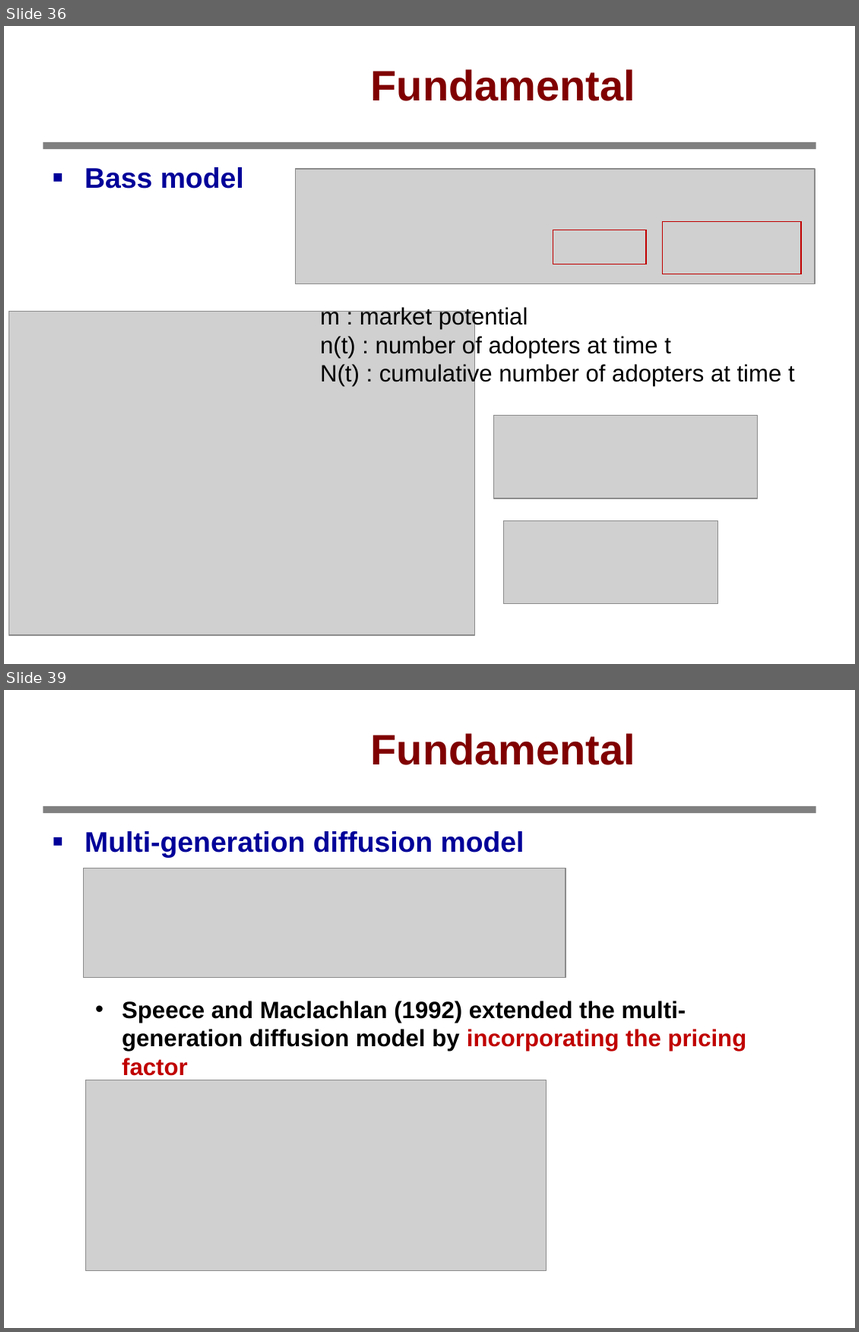
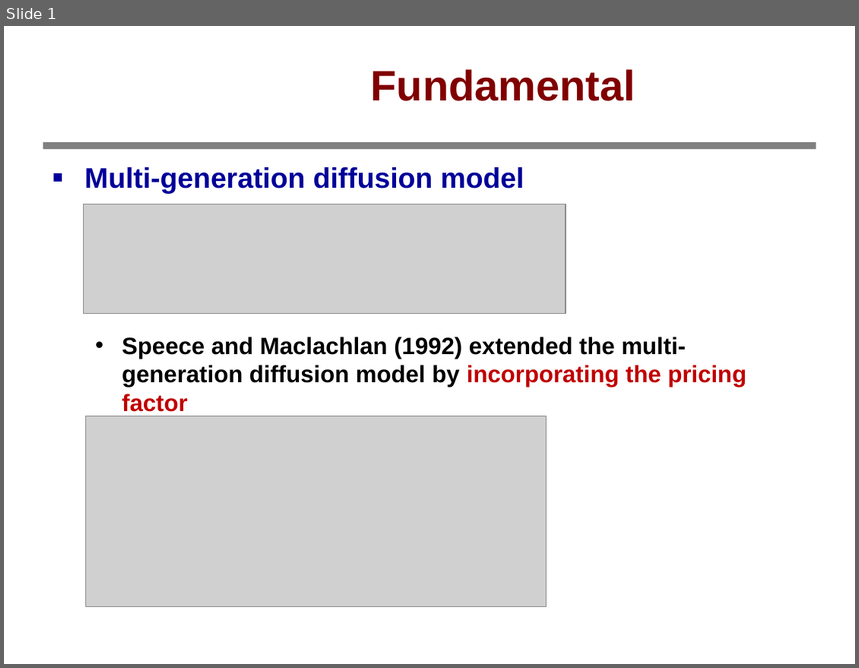
Before and after one commit to bbq9793101pohsien/Test_data, a slide deck: 學術交流.pptx. Shown one above the other, each under a label of ours: slides 36 and 39 before the commit, slide 1 after it; the slides between them are not shown. The pictures are 859x1332 and 859x668 pixels, drawn with LibreOffice and Linux fonts; fonts in the diff are those of the drawing; grey boxes stand for pictures; background and template pictures are left out. Boxes give left, top, right and bottom in pixels: in the first picture for what was removed or moved away, otherwise in the second. Text is boxed around its words. In the diff, an @@ line names an element or a change of style, - is before the commit and + after.

```diff
--- a/學術交流.pptx
+++ b/學術交流.pptx
@@ slide 36 removed at [4, 26, 855, 664], background #FFFFFF; not listed: 1 template element that a slide beside it also shows @@
@@ title removed at [371, 69, 636, 101] @@
-Fundamental
@@ text removed at [85, 167, 244, 189] @@
-■ Bass model
@@ picture removed at [296, 169, 815, 284] @@
@@ rectangle removed at [553, 230, 645, 265] @@
@@ rectangle removed at [663, 222, 801, 275] @@
@@ picture removed at [9, 312, 474, 636] @@
@@ text removed at [320, 306, 795, 387] @@
-m : market potential
-n(t) : number of adopters at time t
-N(t) : cumulative number of adopters at time t
@@ picture removed at [493, 416, 757, 499] @@
@@ picture removed at [503, 522, 718, 604] @@
@@ page number removed at [654, 640, 852, 664] @@
-36
@@ what was slide 39 is now slide 1 @@
```
Also in this commit, not shown: 17 slides added, 37 other slides removed.
